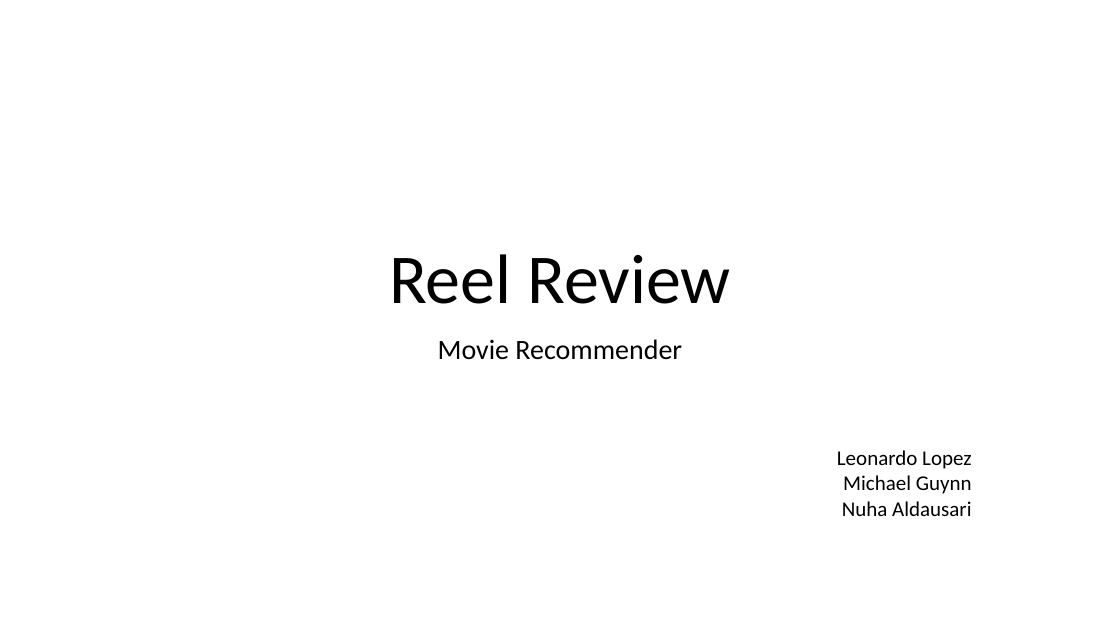
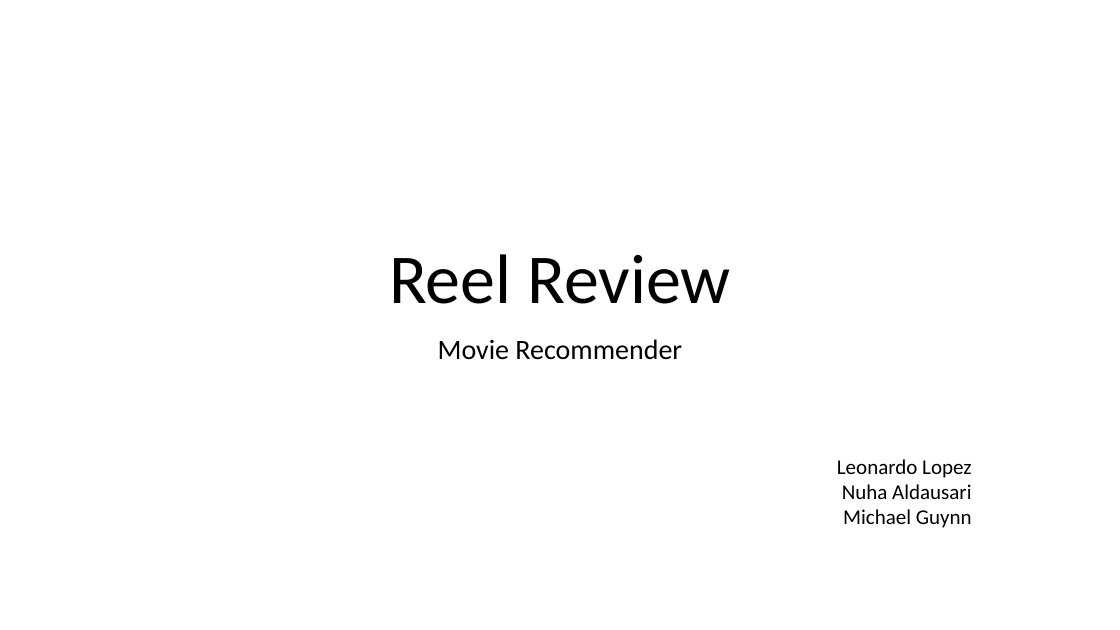
Before and after one commit to itsshortforleo/MovieRecommenderSystem, a slide deck: slide 1 of Powerpoint/CSC204 Reel Review Powerpoint Presentation.pptx. Drawn at 1120x630 pixels with LibreOffice and Linux fonts; fonts in the diff are those of the drawing. Boxes give left, top, right and bottom in pixels: in the first picture for what was removed or moved away, otherwise in the second. Text is boxed around its words. In the diff, an @@ line names an element or a change of style, - is before the commit and + after.

Commit message:
added text files and updated powerpoint

```diff
--- a/Powerpoint/CSC204 Reel Review Powerpoint Presentation.pptx
+++ b/Powerpoint/CSC204 Reel Review Powerpoint Presentation.pptx
@@ text "Leonardo Lopez": place and size @@
-text "Leonardo Lopez" at bbox=[837, 450, 972, 516]
+text "Leonardo Lopez" at bbox=[837, 459, 972, 528]
@@ text at bbox=[842, 484, 971, 499]: paragraph added @@
+Nuha Aldausari
@@ text at bbox=[842, 501, 971, 516]: paragraph removed @@
-Nuha Aldausari
```
Also in this commit, not shown: 3 other slides changed, 3 slides added, 2 other files.
